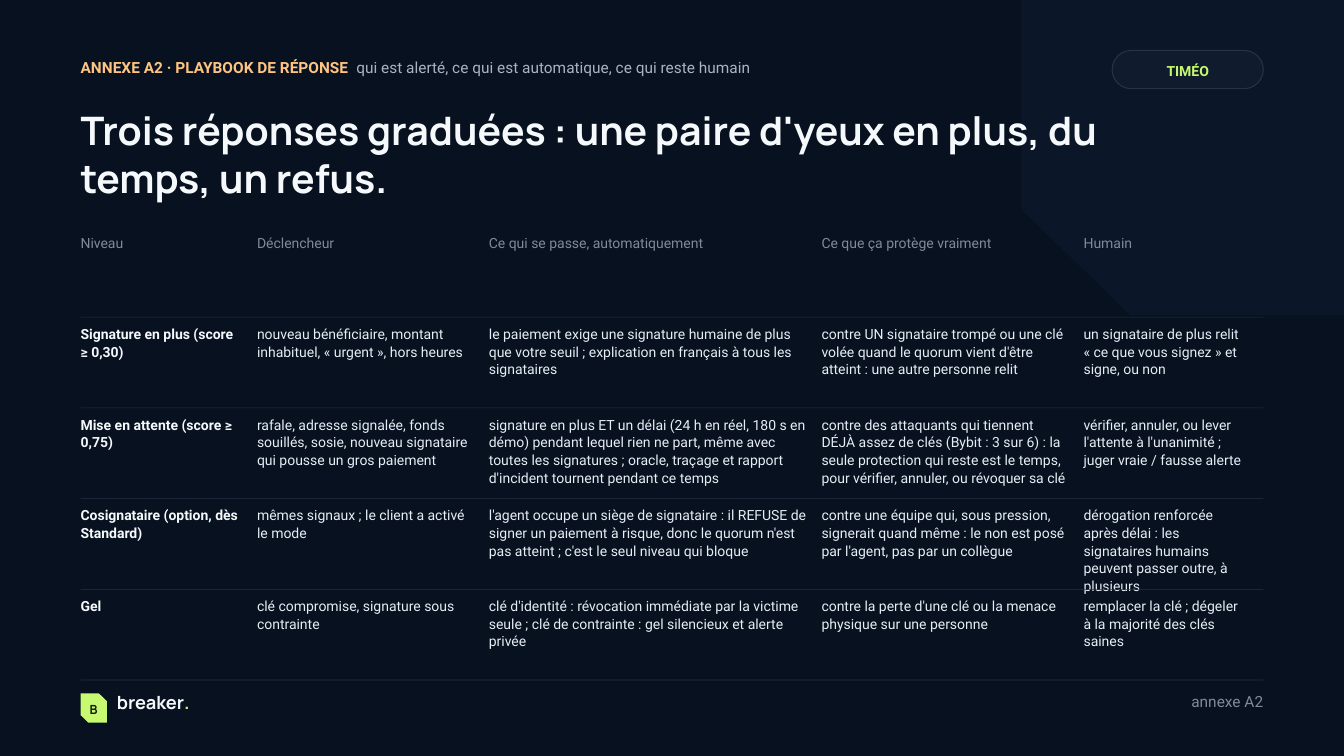
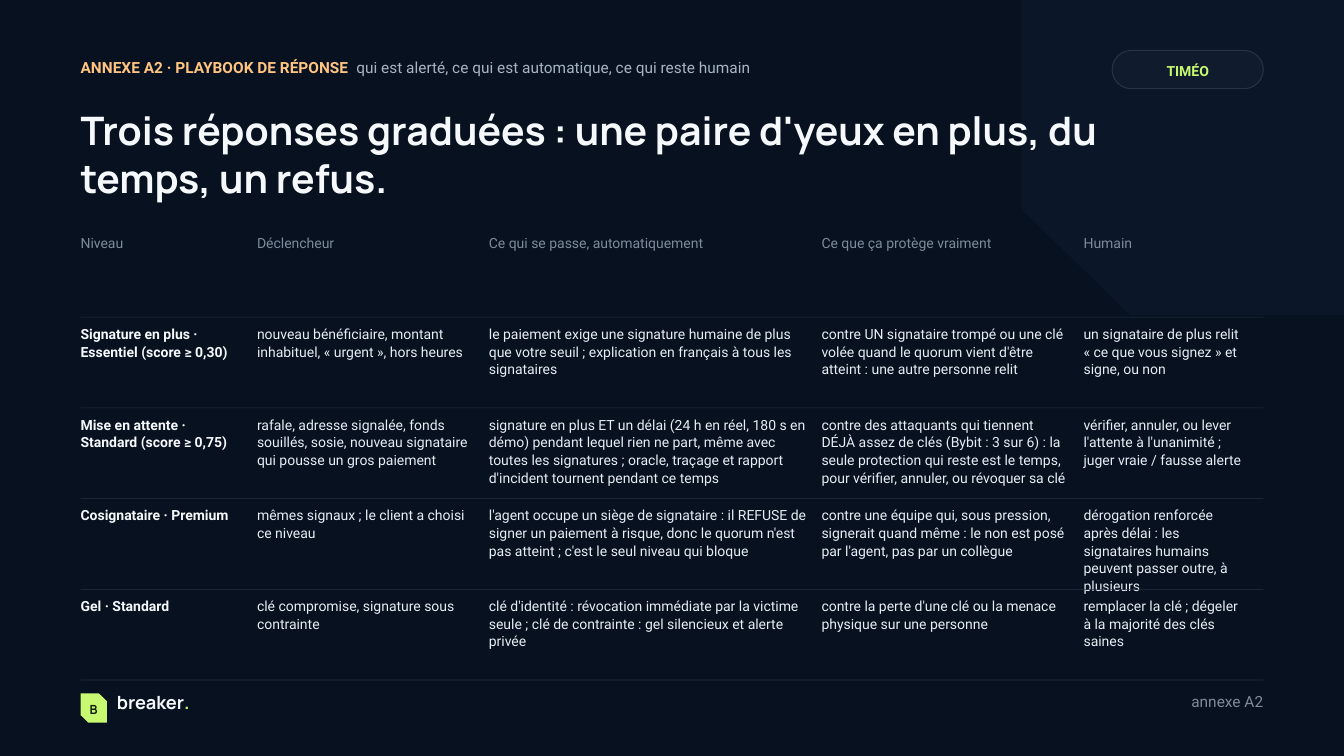
Before and after one commit to veryromain/hackathon-ia-cyber-romain-timeo, a slide deck: slide 10 of shared/pitch/Breaker-pitch.pptx. Drawn at 1344x756 pixels with LibreOffice and Linux fonts; fonts in the diff are those of the drawing. Boxes give left, top, right and bottom in pixels: in the first picture for what was removed or moved away, otherwise in the second. Text is boxed around its words. In the diff, an @@ line names an element or a change of style, - is before the commit and + after.

Commit message:
[shared] offre = gradation (une personne / du temps / un refus), Premium détaché de la taille de trésorerie, deck corrigé

```diff
--- a/shared/pitch/Breaker-pitch.pptx
+++ b/shared/pitch/Breaker-pitch.pptx
@@ text at box(81, 328, 227, 360): text changed @@
-Signature en plus (score ≥ 0,30)
+Signature en plus · Essentiel (score ≥ 0,30)
@@ text at box(81, 419, 227, 450): text changed @@
-Mise en attente (score ≥ 0,75)
+Mise en attente · Standard (score ≥ 0,75)
@@ text at box(81, 509, 228, 523): text changed @@
-Cosignataire (option, dès Standard)
+Cosignataire · Premium
@@ text at box(257, 509, 465, 538): text changed @@
-mêmes signaux ; le client a activé le mode
+mêmes signaux ; le client a choisi ce niveau
@@ text at box(81, 600, 169, 611): text changed @@
-Gel
+Gel · Standard
```
Also in this commit, not shown: 6 other slides changed, 7 other files.
